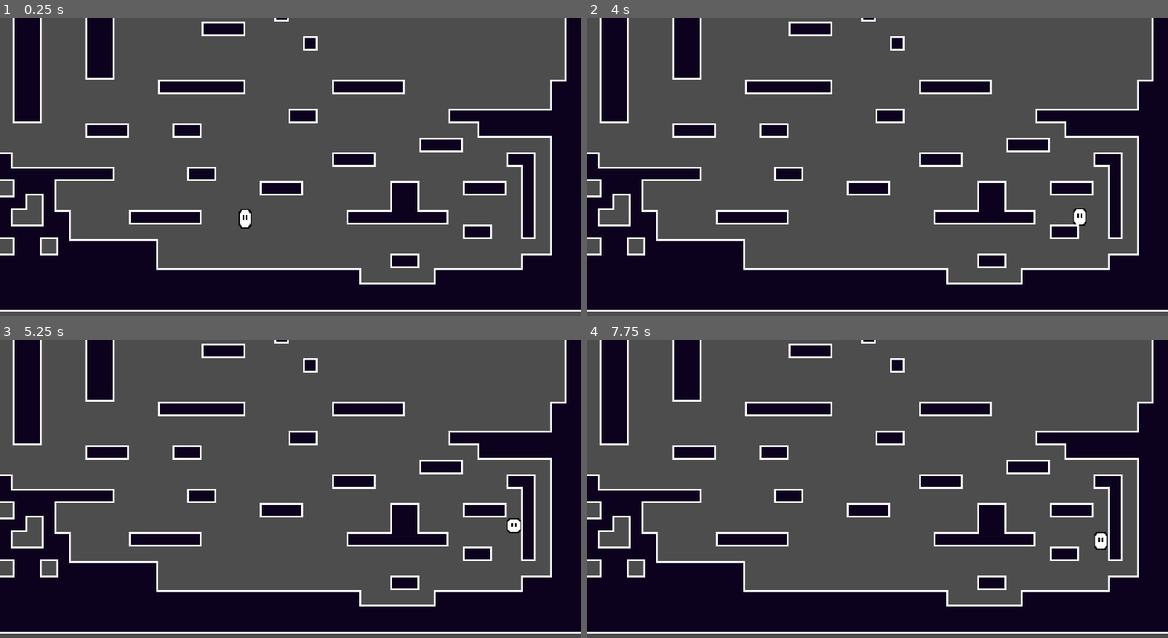
Above: before the commit, frames 1-4 (two rows, left to right).
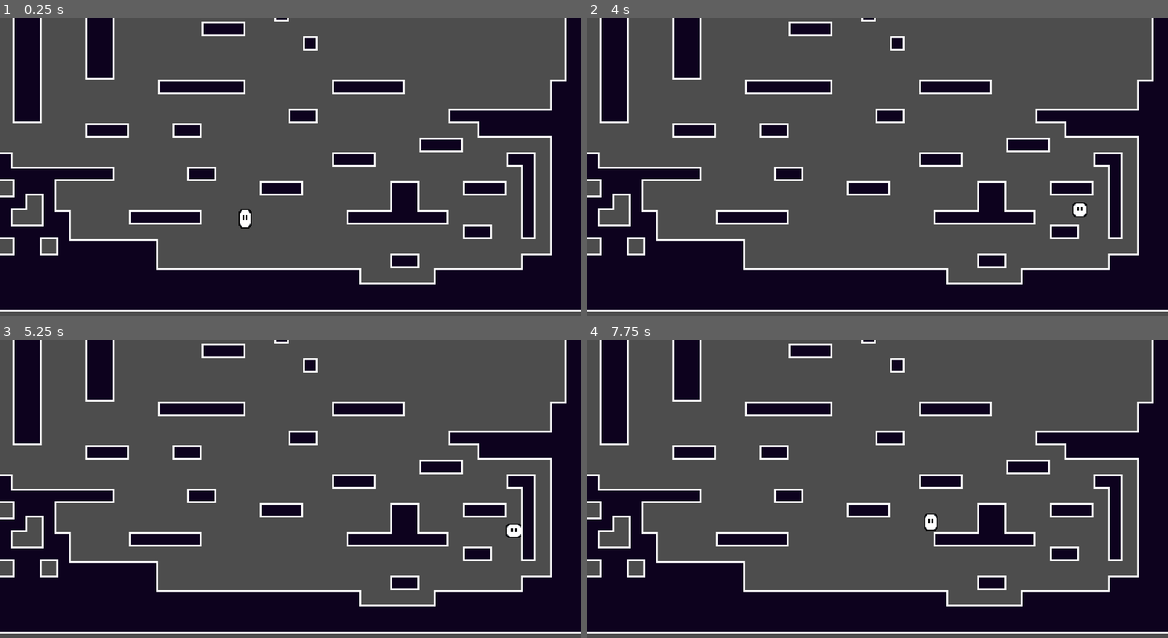
Above: after the commit, the same moments.

Repository: picalexs/LightBender
Game: Godot game, scene res://levels/test_room/test_scene.tscn
Two runs of this game, one before a commit and one after it. Both use one fixed random seed, a clock stepped at 60 frames per second and the inputs below.
Inputs:
- Up to frame 1 (0.25 s): no input
- Up to frame 2 (4 s): tap Enter (ui_accept) at 0.5, 1.35, 1.52, 1.82, 3.02, 3.32 s; hold Enter (ui_accept) 0.53-1.28 s; hold Right (ui_right) 0.53-2.03 s; tap Shift (dash) at 0.6, 1.55, 2.1, 2.85 s; hold Left (ui_left) 2.03-2.78 s; hold Enter (ui_accept) 2.03-2.78 s; hold Right (ui_right) from 2.78 s (still down); hold Enter (ui_accept) from 3.53 s (still down)
- Up to frame 3 (5.25 s): release Right (ui_right) at 4.28 s; release Enter (ui_accept) at 4.28 s; hold Left (ui_left) 4.28-5.03 s; tap Shift (dash) at 4.35, 5.1 s; tap Enter (ui_accept) at 4.52, 4.82 s; hold Right (ui_right) from 5.03 s (still down); hold Enter (ui_accept) from 5.03 s (still down)
- Up to frame 4 (7.75 s): release Right (ui_right) at 5.78 s; release Enter (ui_accept) at 5.78 s; hold Left (ui_left) 5.78-7.28 s; tap Enter (ui_accept) at 5.85, 6.02, 6.32, 7.52 s; tap Shift (dash) at 6.05, 6.6, 7.35 s; hold Enter (ui_accept) 6.53-7.28 s; hold Right (ui_right) from 7.28 s (still down)

The runs differ from the first frame. In frame 1, less than 0.1% of the frame differs, in the area x 41-43%, y 70-71%; in frame 2, 0.2%; in frame 3, 0.1%; in frame 4, 0.3%, in the area x 58-90%, y 58-71%.

Commit message:
Added slow fall ability

Diff:
--- a/light-bender/features/player/player_abilities.gd
+++ b/light-bender/features/player/player_abilities.gd
@@ -7,3 +7,4 @@
 @export var can_wall_jump: bool = true
 @export var can_wall_slide: bool = true
 @export var can_double_jump: bool = true
+@export var can_slow_fall: bool = true
--- a/light-bender/features/player/player_movement.gd
+++ b/light-bender/features/player/player_movement.gd
@@ -21,6 +21,11 @@
 @export var jump_buffer_time: float = 0.15
 @export var max_air_jumps: int = 1
 @export var double_jump_force: float = 280.0
+
+# ── Slow Fall ────────────────────────────────────────────────────────────────
+@export_group("Slow Fall")
+@export var slow_fall_gravity_mult: float = 0.32
+@export var slow_fall_max_speed: float = 70.0
 
 # ── Apex Feel ─────────────────────────────────────────────────────────────────
 @export_group("Jump Feel")
@@ -139,6 +144,9 @@
 		if Input.is_action_pressed("ui_down"):
 			g_mult = gravity_mult * fast_fall_gravity_mult
 			velocity.y = minf(velocity.y, max_fast_fall_speed)
+		elif _can_slow_fall():
+			g_mult = gravity_mult * slow_fall_gravity_mult
+			velocity.y = minf(velocity.y, slow_fall_max_speed)
 		else:
 			g_mult = gravity_mult * fall_gravity_mult
 			velocity.y = minf(velocity.y, max_fall_speed)
@@ -284,6 +292,19 @@
 	return _air_jumps_left > 0
 
 
+func _can_slow_fall() -> bool:
+	if abilities == null or not abilities.can_slow_fall:
+		return false
+	if is_on_floor() or _is_dashing() or velocity.y <= 0.0:
+		return false
+	# If double jump is available, require it to be consumed before slow-fall starts.
+	if abilities.can_double_jump and max_air_jumps > 0 and _air_jumps_left > 0:
+		return false
+	if _can_wall_slide():
+		return false
+	return Input.is_action_pressed("ui_accept")
+
+
 func _try_dash() -> void:
 	if abilities == null or not abilities.can_dash:
 		return
@@ -341,6 +362,11 @@
 	abilities.can_double_jump = enabled
 
 
+func set_slow_fall_enabled(enabled: bool) -> void:
+	_ensure_abilities()
+	abilities.can_slow_fall = enabled
+
+
 func _refill_air_jumps() -> void:
 	_air_jumps_left = maxi(0, max_air_jumps)
 
--- a/light-bender/features/player/player_squash_stretch.gd
+++ b/light-bender/features/player/player_squash_stretch.gd
@@ -2,6 +2,7 @@
 
 @export_group("Squash & Stretch")
 @export var fall_stretch_amount: float = 0.4
+@export var stretch_min_fall_speed: float = 90.0
 @export var squash_amount: float = 1.2
 @export var jump_squash_amount: float = 0.7
 @export var recovery_speed: float = 10.0
@@ -47,7 +48,7 @@
 	_landing_timer -= delta
 
 	if _landing_timer <= 0.0:
-		if fall_velocity > 0.0:
+		if fall_velocity > stretch_min_fall_speed:
 			var stretch: float = clamp(fall_velocity / 100.0 * fall_stretch_amount, 0.0, 0.4)
 			_target_scale.y = 1.0 + stretch
 			_target_scale.x = 1.0 - stretch * 0.4
